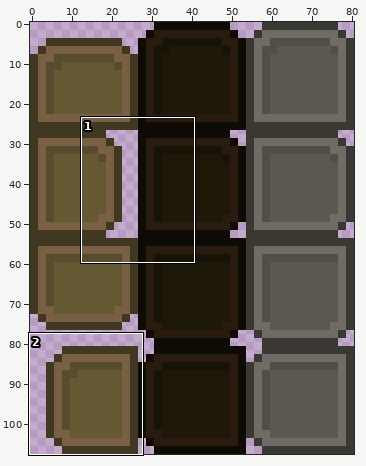
One commit to this sprite sheet: resources/images/generated_buttons/icon_tab.png. The first picture is a wide view before the edit; the outline marks the close-up.
Close-up. Old version:
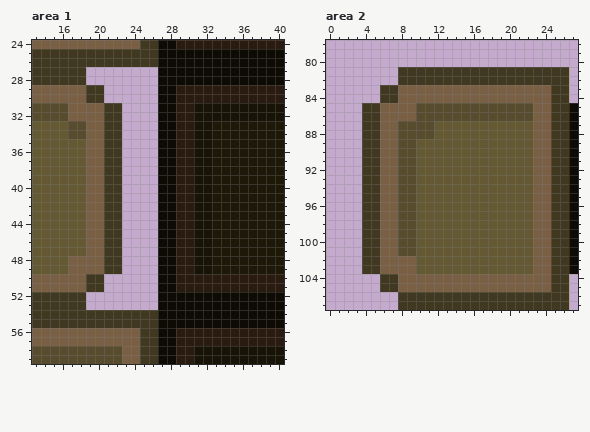
The file is 81x108 pixels. Shown: area 1: x 13..40, y 24..59; area 2: x 0..27, y 78..107.
Once edited:
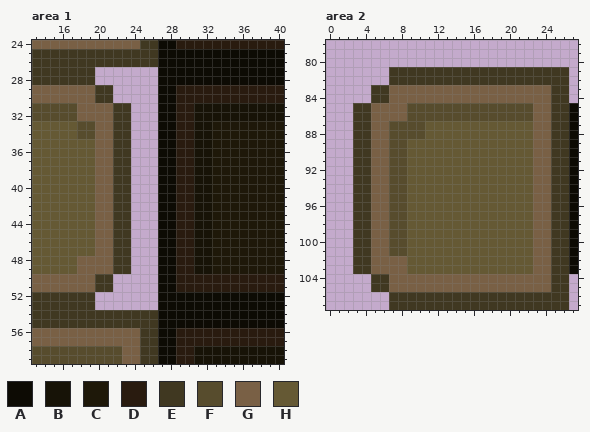
Palette (. is transparent): A #0d0b04  B #171307  C #1e1809  D #291b0f  E #403821  F #574c2d  G #796045  H #655934
The edit:
Changed rows in their new state; - is an unchanged pixel.
Area 1:
first column x 17:
27 --E----
28 --E----
29 --G-E--
30 --G-E--
31 F---G-E
32 F---G-E
33 H-F-G-E
34 H-F-G-E
35 --H-G-E
36 --H-G-E
37 --H-G-E
38 --H-G-E
39 --H-G-E
40 --H-G-E
41 --H-G-E
42 --H-G-E
43 --H-G-E
44 --H-G-E
45 --H-G-E
46 --H-G-E
47 --H-G-E
48 H---G-E
49 H---G-E
50 --G-E--
51 --G-E--
52 --E----
53 --E----
Area 2:
first column x 3:
 81 ----E----
 82 ----E----
 83 --E-G----
 84 --E-G----
 85 E-G---F--
 86 E-G---F--
 87 E-G-F---H
 88 E-G-F---H
 89 E-G-F-H--
 90 E-G-F-H--
 91 E-G-F-H--
 92 E-G-F-H--
 93 E-G-F-H--
 94 E-G-F-H--
 95 E-G-F-H--
 96 E-G-F-H--
 97 E-G-F-H--
 98 E-G-F-H--
 99 E-G-F-H--
100 E-G-F-H--
101 E-G-F-H--
102 E-G---H--
103 E-G---H--
104 --E-G----
105 --E-G----
106 ----E----
107 ----E----
Pixel boxes of the changes (left, top, right, bottom) in both close-ups:
changed: (68, 67, 131, 310)
changed: (353, 67, 434, 310)
